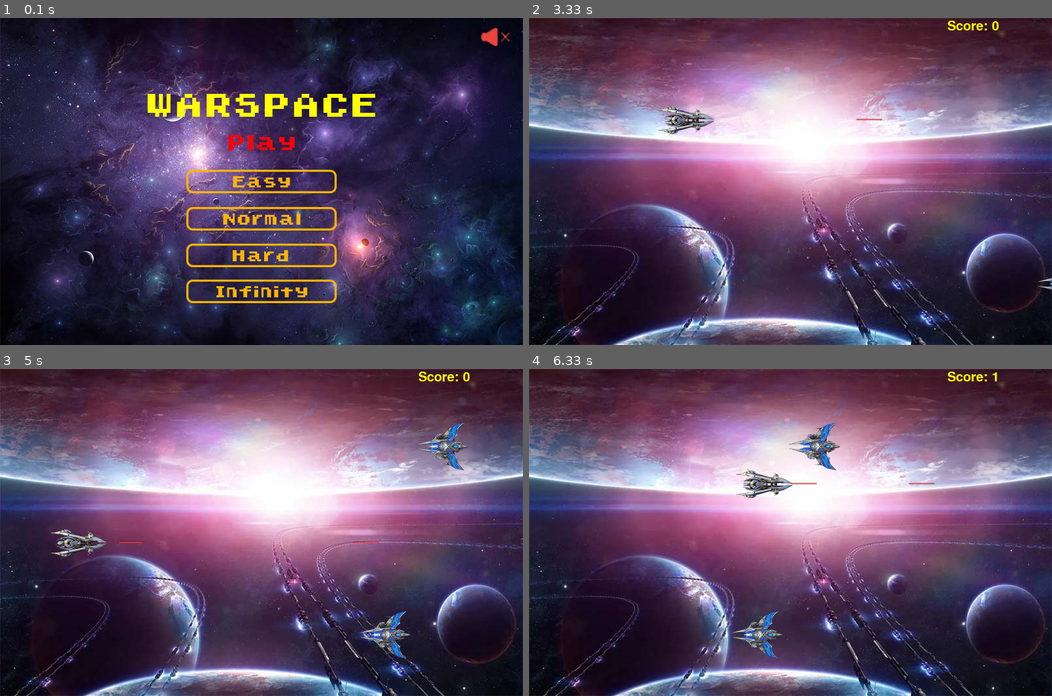
Above: before the commit, frames 1-4 (two rows, left to right).
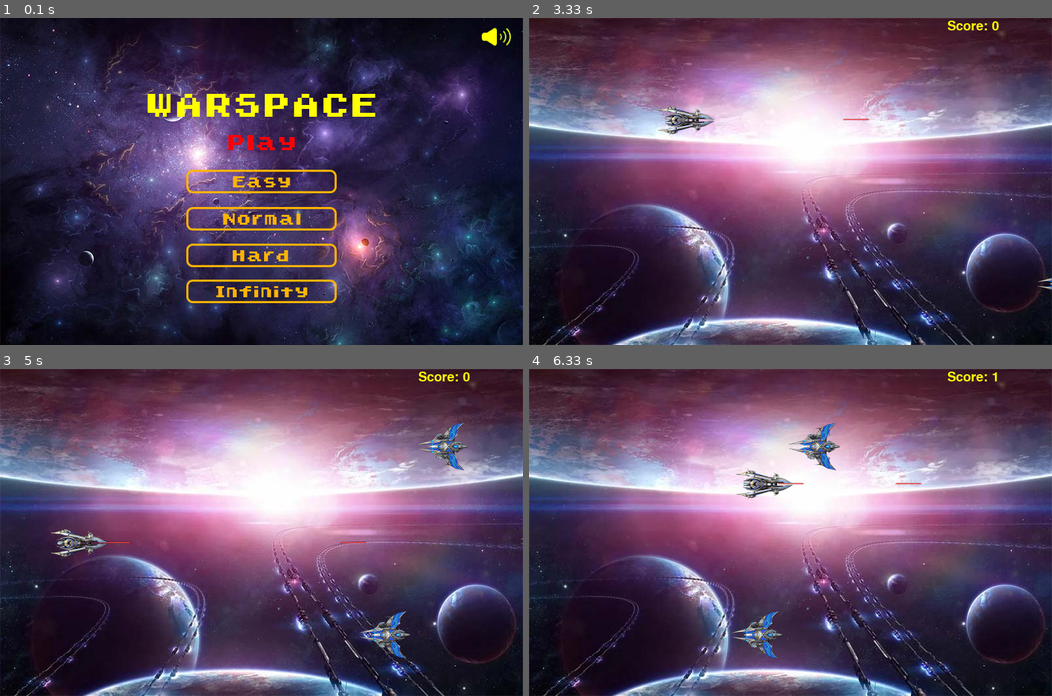
Above: after the commit, the same moments.

Repository: VNCompany/VNG-PYGAME-PROJECT
Game: pygame game, started from main.py
Same seed, same stepped clock (60 frames per second), same inputs: the game is played once before the commit and once after it.
Inputs (mouse positions are in pixels of both pictures, inside the frame that each line leads up to):
- Up to frame 1 (0.1 s): no input
- Up to frame 2 (3.33 s): click (790, 181) at 0.38 s; hold Left 0.67-1.2 s; hold Down 1.23-1.53 s; hold Left 1.57-1.97 s; hold Up 2-2.37 s; hold Right 2.4-3.03 s; tap Space at 3.07 s
- Up to frame 3 (5 s): hold P 3.4-3.77 s; hold Down 3.4-3.77 s; tap Space at 3.47, 3.87, 4.27, 4.67, 4.97 s; hold P 3.8-4.17 s; hold Down 4.2-4.57 s; hold Left from 4.6 s (still down)
- Up to frame 4 (6.33 s): release Left at 5.07 s; hold Right 5.1-5.57 s; tap Space at 5.17, 5.47, 5.67, 6, 6.3 s; hold Up 5.6-5.9 s; hold Right from 5.93 s (still down)

The runs differ from the first frame. In frame 1, 0.2% of the frame differs, in the area x 92-98%, y 3-9%; in frame 2, less than 0.1%; in frame 3, less than 0.1%; in frame 4, less than 0.1%.

Commit message:
#25. Completed №2

Diff:
--- a/defines.py
+++ b/defines.py
@@ -1,7 +1,7 @@
 SIZE = WIDTH, HEIGHT = 800, 500
 FPS = 60
 WINDOW_TITLE = "Warspace"
-SOUND = False
+SOUND = True
 
 G_STATUS_PLAYING = 0
 G_STATUS_PAUSE = 1
--- a/levels/levels_easy.ini
+++ b/levels/levels_easy.ini
@@ -46,3 +46,13 @@
 enemy_healths=[1:1;2:4]
 is_boss_level=1
 boss_hp=60
+boss_fire_ms=0
+
+# id - уникальный идентификатор int
+# m_prob - вероятность метеорита float (от 0 до 1)
+# enemy_count - кол-во спауна игроков int
+# enemy_speeds - скоростя врагов, которые будут присваиваться в данном уровне list
+# enemy_healths - (здоровье врага:счёт за убийство) list
+# is_boss_level - указывает, уровень босса или нет int(bool) (0 или 1)
+# boss_hp - здоровье босса int
+# boss_fire_ms - интервал выстрела босса в миллисекундах int
--- a/levels/levels_hard.ini
+++ b/levels/levels_hard.ini
@@ -46,3 +46,4 @@
 enemy_healths=[1:1;2:4;2:4;2:4;3:6;3:6;5:10]
 is_boss_level=1
 boss_hp=120
+boss_fire_ms=3000
--- a/levels/levels_normal.ini
+++ b/levels/levels_normal.ini
@@ -46,3 +46,4 @@
 enemy_healths=[1:1;2:4;2:4;2:4;2:4;2:4;3:6;3:6;3:6;5:10]
 is_boss_level=1
 boss_hp=80
+boss_fire_ms=5000
--- a/main.py
+++ b/main.py
@@ -10,7 +10,7 @@
 from objects.boss_explosion import BossExplosion
 
 from objects.ship import Ship
-from objects.laser import Laser
+from objects.laser import Laser, EnemyLaser
 from objects.enemy import Enemy
 from objects.meteorite import Meteorite
 from objects.blackhole import Blackhole
@@ -26,6 +26,7 @@
 clock = pygame.time.Clock()
 SCORE = 0
 EVENT_TIMER_INFINITY = pygame.USEREVENT + 1
+EVENT_TIMER_BOSSFIRE = EVENT_TIMER_INFINITY + 1
 
 INDICATOR = load_indicator()
 
@@ -68,6 +69,7 @@
 s_meteorite = load_image("sprites/meteorite.png")
 
 s_laser = pygame.transform.scale(load_image("sprites/laser.png"), (50, 10))
+s_blue_laser = pygame.transform.scale(load_image("sprites/blue_laser.png"), (105, 25))
 s_explosion = load_image("sprites/explosion.png")
 s_blackhole = load_image("sprites/blackhole.png")
 
@@ -174,8 +176,11 @@
 
     if i_is_boss_level:
         val = ini_levels.get(section, "boss_hp")
+        i_boss_fire_ms = ini_levels.get(section, "boss_fire_ms")
         if val is not None:
             lvl.boss_hp = int(val)
+        if i_boss_fire_ms is not None:
+            lvl.boss_fire_ms = int(i_boss_fire_ms)
     levels.append(lvl)
 
 if len(sys.argv) == 2:
@@ -201,6 +206,7 @@
 
 boss_group = pygame.sprite.Group()
 boss_explosion_group = pygame.sprite.Group()
+boss_laser_group = pygame.sprite.Group()
 
 
 # def generate_enemies(count: int, q: int, speed=3):
@@ -281,6 +287,8 @@
 
     if lvl.infinity:
         pygame.time.set_timer(EVENT_TIMER_INFINITY, 21000)
+    if lvl.is_boss_level:
+        pygame.time.set_timer(EVENT_TIMER_BOSSFIRE, lvl.boss_fire_ms)
 
     running = True
     while running:
@@ -304,6 +312,10 @@
                             pygame.mixer.music.unpause()
             if e.type == EVENT_TIMER_INFINITY:
                 generate_enemies(lvl.enemy, lvl.m_prob, lvl.enemy_healths, lvl.enemy_speeds)
+            if e.type == EVENT_TIMER_BOSSFIRE and lvl.is_boss_level and boss.hp > 0:
+                EnemyLaser(s_blue_laser, boss_laser_group, boss.rect)
+                if SOUND:
+                    wav_laser.play()
 
             if status == G_STATUS_GAMEOVER or status == G_STATUS_WIN:
                 if e.type == pygame.KEYDOWN and e.key == 13:
@@ -341,9 +353,10 @@
         screen.blit(load_image(lvl.image), (0, 0))
 
         # Drawing elements
+        laser_group.draw(screen)
         player_group.draw(screen)
-        laser_group.draw(screen)
         enemy_group.draw(screen)
+        boss_laser_group.draw(screen)
         if lvl.is_boss_level:
             boss_group.draw(screen)
 
@@ -351,6 +364,7 @@
         if status == G_STATUS_PLAYING:
             enemy_group.update()
             laser_group.update()
+            boss_laser_group.update()
             if lvl.is_boss_level:
                 boss_group.update()
 
@@ -374,6 +388,11 @@
             if lvl.is_boss_level:
                 if boss.hp > 0:
                     for laser in laser_group:
+                        for boss_laser in boss_laser_group:
+                            if pygame.sprite.collide_mask(laser, boss_laser):
+                                laser.kill()
+                                boss_laser.kill()
+
                         if pygame.sprite.collide_mask(laser, boss):
                             laser.kill()
                             laser_y = laser.rect.y
@@ -382,6 +401,13 @@
                                 boss.kick()
                                 if SOUND:
                                     wav_boss_kick.play()
+
+                    for boss_laser in boss_laser_group:
+                        if pygame.sprite.collide_mask(boss_laser, player):
+                            player.crash()
+                            if SOUND:
+                                wav_explosion.play()
+                            status = G_STATUS_GAMEOVER
 
                     if pygame.sprite.collide_mask(player, boss):
                         player.crash()
@@ -408,6 +434,7 @@
         if status == G_STATUS_GAMEOVER:
             if lvl.infinity:
                 pygame.time.set_timer(EVENT_TIMER_INFINITY, 0)
+                pygame.time.set_timer(EVENT_TIMER_BOSSFIRE, 0)
             set_lose()
         elif status == G_STATUS_WIN:
             set_win()
--- a/objects/laser.py
+++ b/objects/laser.py
@@ -7,10 +7,25 @@
         self.image = image
         self.mask = pygame.mask.from_surface(image)
         self.rect = image.get_rect()
-        self.rect.x = ship_rect.x + ship_rect.width - 20
+        self.rect.x = ship_rect.x + ship_rect.width - self.rect.width + 10
         self.rect.y = ship_rect.y + 20
 
     def update(self):
         self.rect = self.rect.move(15, 0)
         if self.rect.x + self.rect.width > 800:
             self.kill()
+
+
+class EnemyLaser(pygame.sprite.Sprite):
+    def __init__(self, image, group, ship_rect: pygame.Rect):
+        super(EnemyLaser, self).__init__(group)
+        self.image = image
+        self.mask = pygame.mask.from_surface(image)
+        self.rect = image.get_rect()
+        self.rect.x = ship_rect.x + 2 + self.rect.width
+        self.rect.y = ship_rect.y + 237
+
+    def update(self):
+        self.rect = self.rect.move(-15, 0)
+        if self.rect.x + self.rect.width < -5:
+            self.kill()
--- a/objects/level.py
+++ b/objects/level.py
@@ -15,3 +15,4 @@
         self.enemy_speeds = enemy_speeds
         self.enemy_healths = enemy_healths
         self.infinity = False
+        self.boss_fire_ms = 0
Binary file added: data/sprites/blue_laser.png
